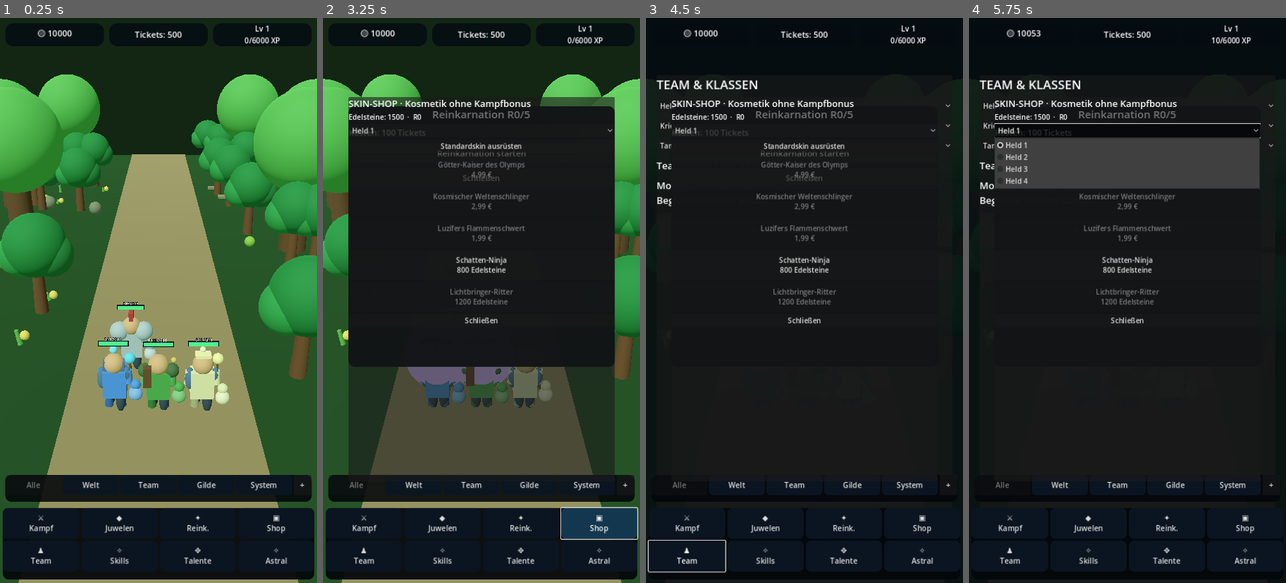
Above: before the commit, frames 1-4 (left to right).
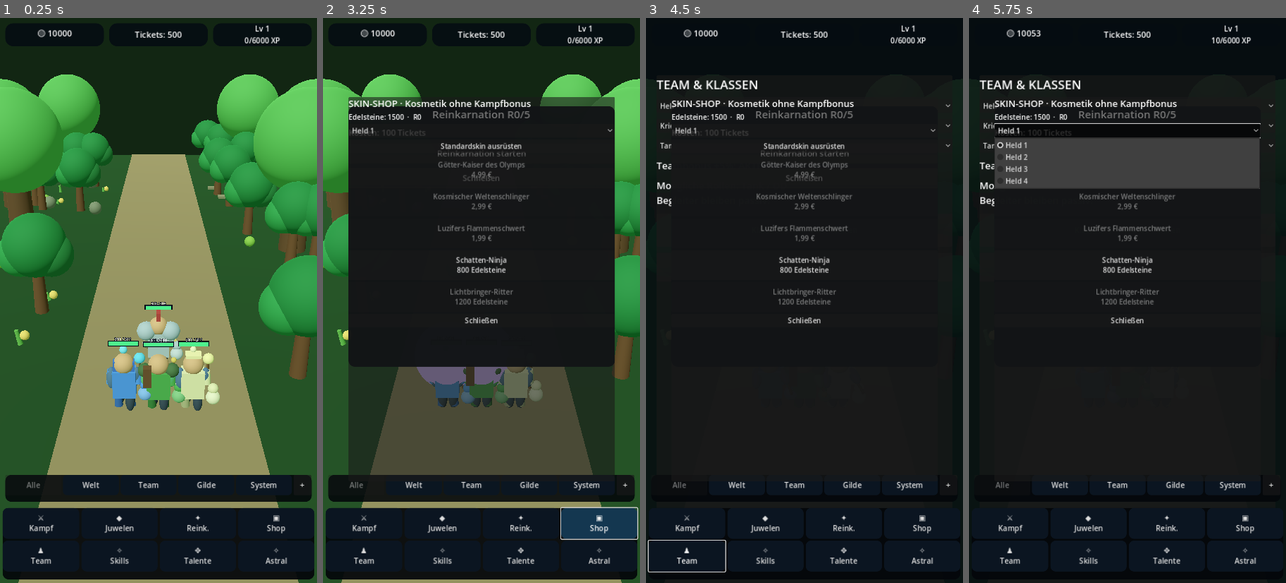
Above: after the commit, the same moments.

Repository: xynewageyx/TitanLegend
Game: Godot game, scene res://scenes/main.tscn
Same seed, same stepped clock (60 frames per second), same inputs: the game is played once before the commit and once after it.
Inputs:
- Up to frame 1 (0.25 s): no input
- Up to frame 2 (3.25 s): click "⚔ Kampf" at 0.5 s; click "◆ Juwelen" at 1.25 s; click "✦ Reink." at 2 s; click "▣ Shop" at 2.75 s
- Up to frame 3 (4.5 s): click "♟ Team" at 3.5 s; click "Held 1" at 4.25 s
- Up to frame 4 (5.75 s): click "Krieger" at 5 s

The runs differ from the first frame. In frame 1, 3.2% of the frame differs, in the area x 30-73%, y 50-70%; in frame 2, 1.0%; in frame 3, less than 0.1%; in frame 4, less than 0.1%.

Commit message:
Place melee heroes and tanks in front row and ranged/healers behind

Diff:
--- a/scripts/team_formation.gd
+++ b/scripts/team_formation.gd
@@ -8,7 +8,24 @@
 const CLASS_COLORS := [Color("#aab6c5"), Color("#f5d16c"), Color("#4bb77d"), Color("#4ca8e8"), Color("#4f9b50"), Color("#5d567e"), Color("#5086ef"), Color("#a45cd0"), Color("#ba78db"), Color("#e9e2ae"), Color("#ba6e51")]
 const ROLE_NAMES := ["Tank", "DD", "Heiler"]
 const ALLOWED_ROLES := [[0,1], [0,1,2], [0,1,2], [0,1,2], [1], [1], [1], [1], [1], [1,2], [1]]
-const POSITIONS := [Vector3(-1.1, 0, -1.7), Vector3(-1.6, 0, 1.0), Vector3(0.0, 0, 1.0), Vector3(1.6, 0, 1.0)]
+# Deterministic rows: tanks and melee damage dealers in front; the rest behind.
+const MELEE_CLASSES := [0, 1, 5, 10] # Warrior, Paladin, Rogue, Brawler
+
+func _formation_position(slot: int) -> Vector3:
+ var front_slots: Array[int] = []
+ var back_slots: Array[int] = []
+ for i in range(4):
+  var melee: bool = role_ids[i] == 0 or (role_ids[i] == 1 and class_ids[i] in MELEE_CLASSES)
+  if melee:
+   front_slots.append(i)
+  else:
+   back_slots.append(i)
+ var in_front: bool = front_slots.has(slot)
+ var row: Array[int] = front_slots if in_front else back_slots
+ var index_in_row: int = row.find(slot)
+ var spacing: float = 1.25
+ var x: float = (float(index_in_row) - float(row.size() - 1) / 2.0) * spacing
+ return Vector3(x, 0.0, -1.7 if in_front else 1.0)
 
 var class_ids: Array[int] = [0, 6, 4, 9]
 var role_ids: Array[int] = [0, 1, 1, 2]
@@ -80,7 +97,7 @@
  for i in range(4):
   var hero := Node3D.new()
   hero.name = "Hero" + str(i + 1)
-  hero.position = POSITIONS[i]
+  hero.position = _formation_position(i)
   add_child(hero)
   heroes.append(hero)
   _build_hero(hero, role_ids[i], CLASS_COLORS[class_ids[i]])
@@ -210,7 +227,7 @@
  fallen_heroes.clear()
  for i in range(heroes.size()):
   if is_instance_valid(heroes[i]):
-   heroes[i].position = POSITIONS[i]
+   heroes[i].position = _formation_position(i)
    heroes[i].rotation = Vector3.ZERO
 
 func set_team_protection_wall(enabled: bool) -> void:
